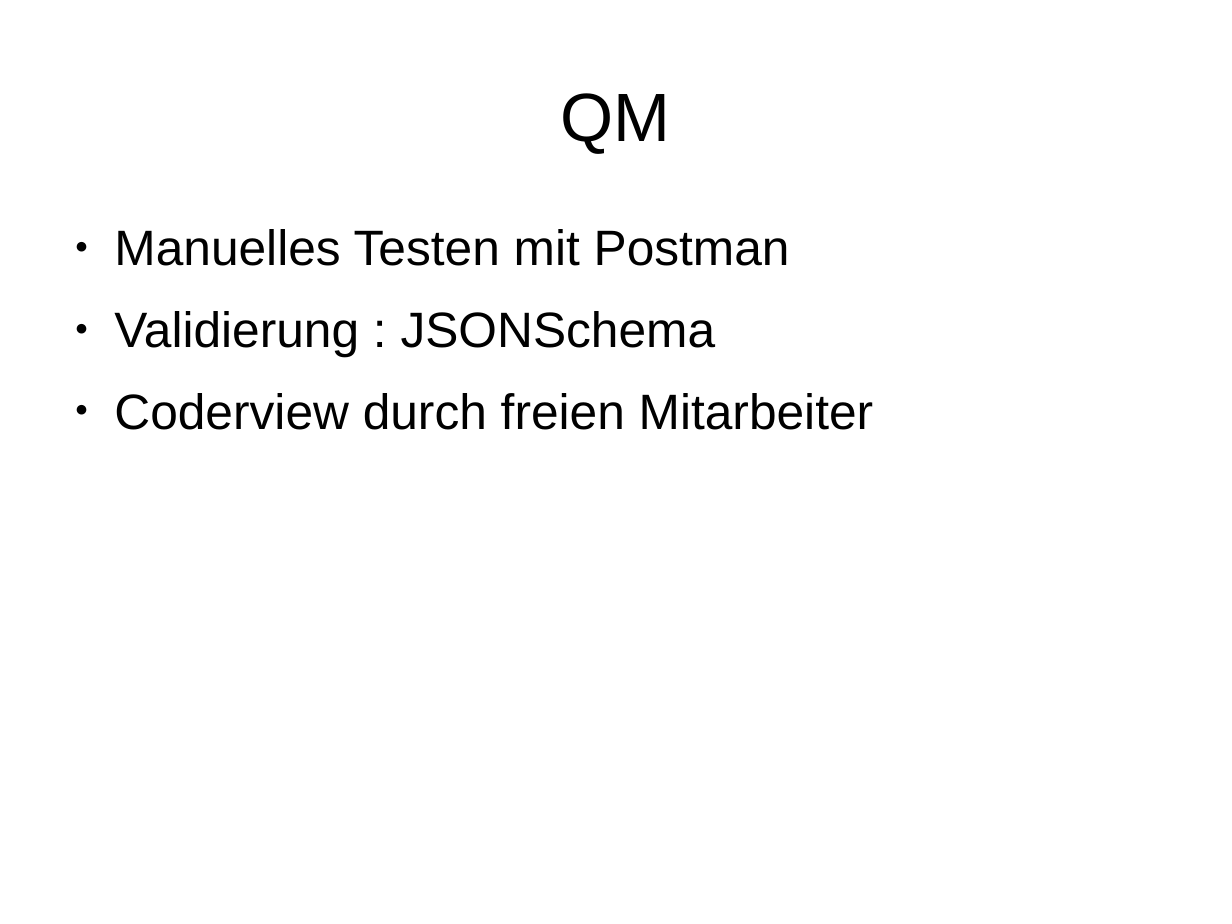
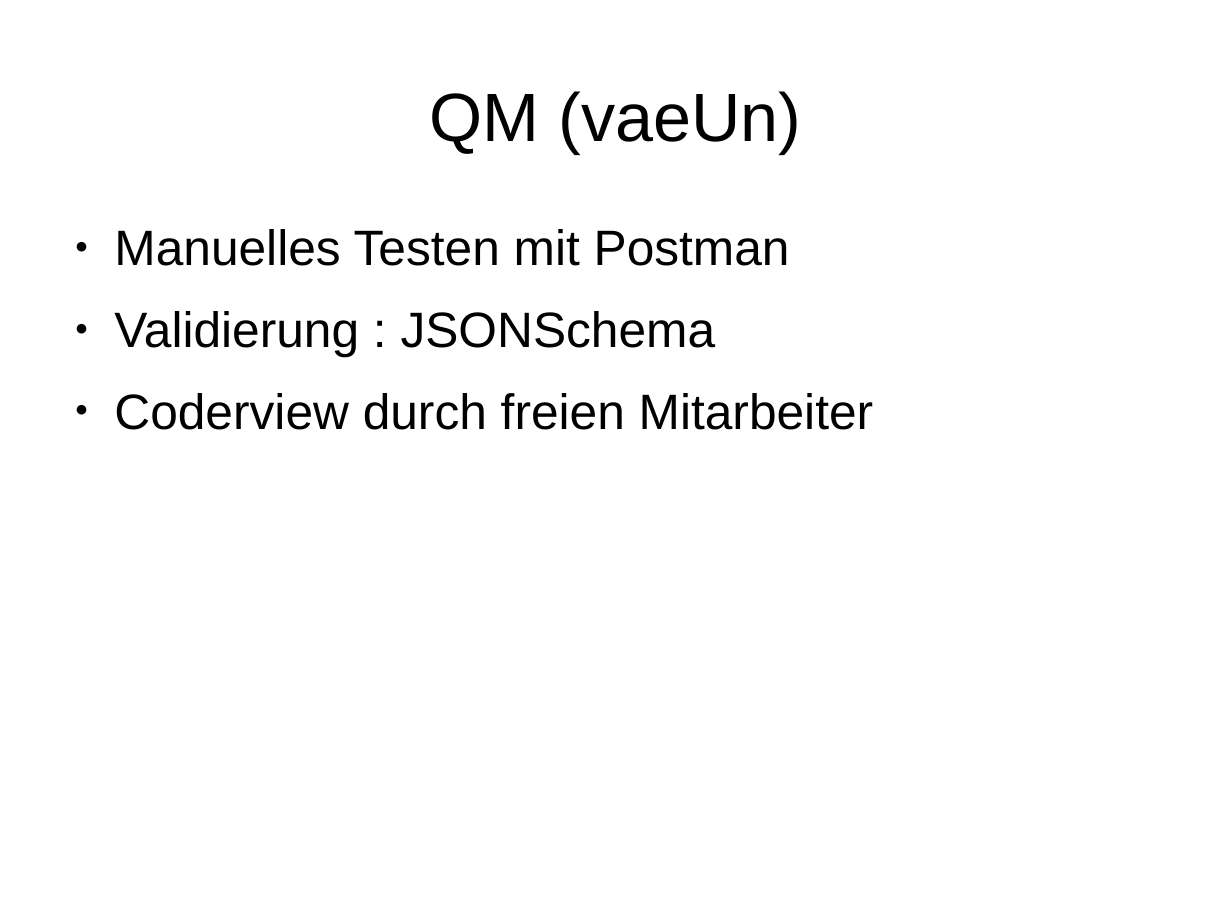
Before and after one commit to janhelmle/weiterbildung_fachinformatiker_ihk_projektantrag, a slide deck: slide 12 of praesentation/presentation_v1.odp. Drawn at 1232x924 pixels with LibreOffice and Linux fonts; fonts in the diff are those of the drawing. Boxes give left, top, right and bottom in pixels: in the first picture for what was removed or moved away, otherwise in the second. Text is boxed around its words. In the diff, an @@ line names an element or a change of style, - is before the commit and + after.

```diff
--- a/praesentation/presentation_v1.odp
+++ b/praesentation/presentation_v1.odp
@@ title at bbox=[430, 91, 802, 153]: text changed @@
-QM
+QM (vaeUn)
```
Also in this commit, not shown: 13 other slides changed.
